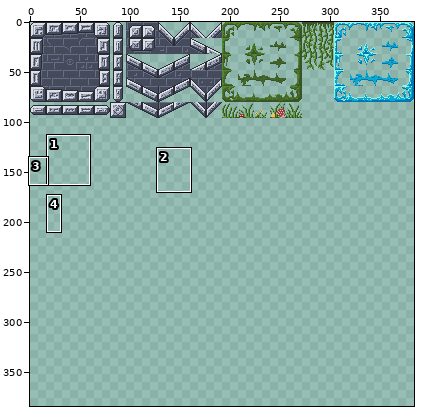
Two versions of one sprite sheet, Assets/Art/Sprites/TilesetComplete.png. Above: a wide view before the commit, with the close-up outlined.
Close-up. Before the commit:
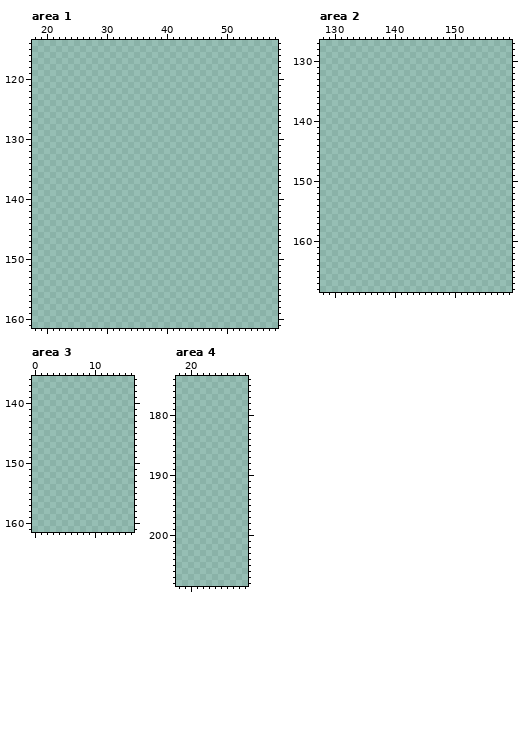
The file is 384x384 pixels. Pixels under 10% opacity are left out. Colours within 5 levels of each other are drawn and written as one. Shown: area 1: x 18..58, y 114..161; area 2: x 128..159, y 127..168; area 3: x 0..16, y 136..161; area 4: x 18..29, y 174..208. The commit also changed other parts of the picture, which this record leaves out.
Palette (. is transparent): 
And afterwards:
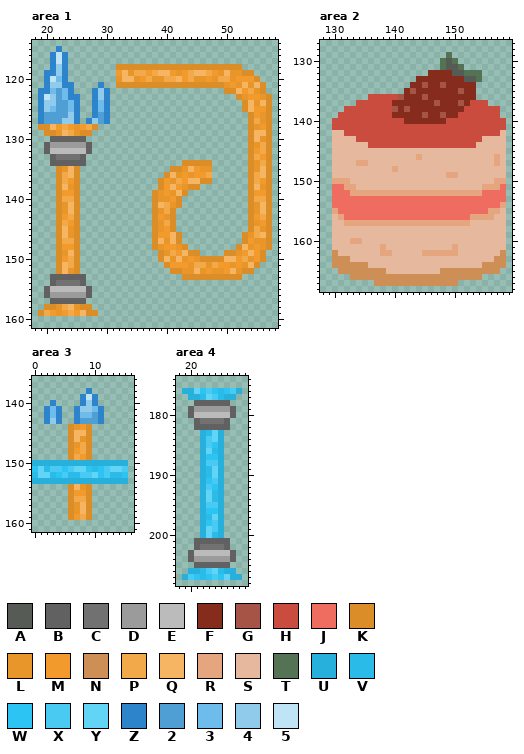
Colours new in this view: A #565b55  B #616161  C #717171  D #9b9b9b  E #bbbbbb  F #852c1d  G #a65446  H #c94c3f  J #ef6d60  K #db8d27  L #e8962a  M #f29b2c  N #ce8f56  P #f2a949  Q #f6b562  R #e4a57f  S #e6b89d  T #547355  U #27b0db  V #2abbe8  W #2cc4f2  X #49caf2  Y #62d4f6  Z #2d84ca  2 #4f9ed4  3 #6ebcec  4 #90cbec  5 #bfe4f6
Changes in this commit:
Changed rows in their new state; - is an unchanged pixel.
Area 1:
first column x 19:
115 ---Z-----------------------------------
116 --Z5Z----------------------------------
117 --Z5Z----------------------------------
118 --Z4Z--------KKKKKKKKKKKKKKKKKKKKK-----
119 -ZZ4Z--------MQLPPMPQQMLMPQQPMLQLLKK---
120 -Z53Z--------LQQLMPLLPPQMPLLMLPPLMMMK--
121 -Z44ZZ----Z--KKKKKKKKKKKKKKKKKKLMLQLQK-
122 ZZ323Z---Z4Z-------------------KKQMPLK-
123 Z5423ZZ--Z4Z---------------------KLMMLK
124 Z44223Z--Z3Z----------------------KQLQK
125 Z43223Z--Z3Z----------------------KQMMK
126 Z22224Z--Z2Z-----------------------KMLK
127 Z22244Z-Z42Z-----------------------KPLK
128 KKQMPMLMPK-------------------------KLMK
129 -KKLQPLKK--------------------------KQQK
130 --BBBBBB---------------------------KQLK
131 -BDDDDDDB--------------------------KLPK
132 -BEEEEEEB--------------------------KMPK
133 --BCCCCB---------------------------KPMK
134 --BBBBBB----------------KKKKK------KLPK
135 ---KLQK---------------KKLQMLL------KLQK
136 ---KPQK--------------KQLMLMMP------KPQK
137 ---KPMK-------------KMLPMQQKK------KPMK
138 ---KQLK-------------KMQMLKK--------KQLK
139 ---KMMK------------KLMLQK----------KMMK
140 ---KPPK------------KLLMK-----------KPPK
141 ---KLQK------------KQPLK-----------KLQK
142 ---KLQK------------KLPK------------KLQK
143 ---KMPK------------KMLK------------KMPK
144 ---KPMK------------KLPK------------KLMK
145 ---KQLK------------KLMK------------KPLK
146 ---KQLK------------KMMQK----------KLPQK
147 ---KPPK------------KQLQK----------KMLLK
148 ---KMMK------------KLMMLK--------KQLMLK
149 ---KLQK-------------KLPMQKK----KKLMQMK-
150 ---KMPK-------------KQLQLMLKKKKQQMPLMK-
151 ---KQPK--------------KMMMLPPLPMMLMLQK--
152 ---KQLK---------------KKLLQLMLLMQLKK---
153 --BBBBBB----------------KKKKKKKKKK-----
154 --BCCCCB-------------------------------
155 -BEEEEEEB------------------------------
156 -BDDDDDDB------------------------------
157 --BBBBBB-------------------------------
158 -KKLPQLKK------------------------------
159 KPMLMPMQKK-----------------------------
Area 2:
first column x 130:
129 -------------------T---------
130 ------------------TAT--------
131 ------------------TAAT-------
132 ----------------FFFFAATTT----
133 --------------FFFFFFFFAAT----
134 -------------FFGFFGFFFFF-----
135 ------------FGFFFFFFFGFF-----
136 ------HHHHHGFFFGFFFFFFFF-----
137 ----HHHHHHFFFFFFFGFFFGFHHH---
138 --HHHHHHHHGFGFFFFFFFFFHHHHHH-
139 -HHHHHHHHHFFFFFGFFGFFHHHHHHH-
140 HHHHHHHHHHHHFFFFFFFHHHHHHHHHH
141 HHHHHHHHHHHHHHHHHHHHHHHHHHHHH
142 SSHHHHHHHHHHHHHHHHHHHHHHHHHHS
143 SSSSHHHHHHHHHHHHHHHHHHHHHSSSS
144 SSSSSSHHHHHHHHHHHHHHHHHHSSSSS
145 SSSSSSSSSSSSSSSSSSSSSSSSSSSSS
146 SSSSSSSSSSSSSSRSSSSSSSSSSSSRS
147 SSSSRRSSSSSSSSSSSSSSSSSSSSSRS
148 SSSSSSSSSSRSSSSSSSSSSSSSSSSSS
149 SSSSSSSSSSSSSSSSSSSRRSSSSSSSS
150 RRRSSSSSSSSSSSSSSSSSSSSSSSSRR
151 JJRRSSSSSSSSSSSSSSSSSSSSSRRRJ
152 JJJRRRRRRRRRRRRRRRRRRRRRRJJJJ
153 JJJJJJJJJJJJJJJJJJJJJJJJJJJJJ
154 JJJJJJJJJJJJJJJJJJJJJJJJJJJJR
155 RJJJJJJJJJJJJJJJJJJJJJJJJJRRS
156 SRJJJJJJJJJJJJJJJJJJJJJRRRRSS
157 SSRRRRRRRRRRRRRRRRRRRRRSSSSSS
158 SSSSSSSSSSSSSSSSSSSSSSSSSSSSS
159 SSSSSSSSSSSSSSSSSSSSSSSSSSSSS
160 SSSRRSSSSSSSSSSSSSSSSSSSSSSSS
161 SSSSSSSSRSSSSSSSSSSSRSSSSSSSS
162 NSSSSSSSRRSSSSSRRRRRRSSSSSSSN
163 NNNSSSSSSSSSSSSSSSSSSSSSSSSNN
164 NNNNNNSSSSSSSSSSSSSSSSSSSNNNN
165 -NNNNNNNNSSSSSSSSSNNNNNNNNNN-
166 ---NNNNNNNNNNNNNNNNNNNNNN----
167 -------NNNNNNNNNNNNNN--------
Area 3:
first column x 0:
138 ---------Z------
139 --------Z5Z-----
140 ---Z----Z4Z-----
141 --Z3Z--Z443Z----
142 --Z3Z--Z332Z----
143 --Z4Z--Z222Z----
144 ------KLMK------
145 ------KQQK------
146 ------KQLK------
147 ------KLPK------
148 ------KMPK------
149 ------KPMK------
150 UUUUUUUUUUUUUUUU
151 WYVXXWXYYWVWXYYX
152 VYYVWXVVXXYWXVVW
153 UUUUUUUUUUUUUUUU
154 ------KQLK------
155 ------KMMK------
156 ------KPPK------
157 ------KLQK------
158 ------KLQK------
159 ------KMPK------
Area 4:
first column x 19:
176 UUYWXWVWXU
177 -UUVYXVUU-
178 --BBBBBB--
179 -BDDDDDDB-
180 -BEEEEEEB-
181 --BCCCCB--
182 --BBBBBB--
183 ---UVYU---
184 ---UXYU---
185 ---UXWU---
186 ---UYVU---
187 ---UWWU---
188 ---UXXU---
189 ---UVYU---
190 ---UVYU---
191 ---UWXU---
192 ---UXWU---
193 ---UYVU---
194 ---UYVU---
195 ---UXXU---
196 ---UWWU---
197 ---UVYU---
198 ---UWXU---
199 ---UYXU---
200 ---UYVU---
201 --BBBBBB--
202 --BCCCCB--
203 -BEEEEEEB-
204 -BDDDDDDB-
205 --BBBBBB--
206 -UUVXYVUU-
207 UXWVWXWYUU
Boxes around the changes in both close-ups, in picture pixels (x1, y1, x2, y2):
added: (38, 46, 272, 316)
added: (332, 52, 506, 286)
added: (32, 388, 128, 520)
added: (182, 388, 242, 580)
